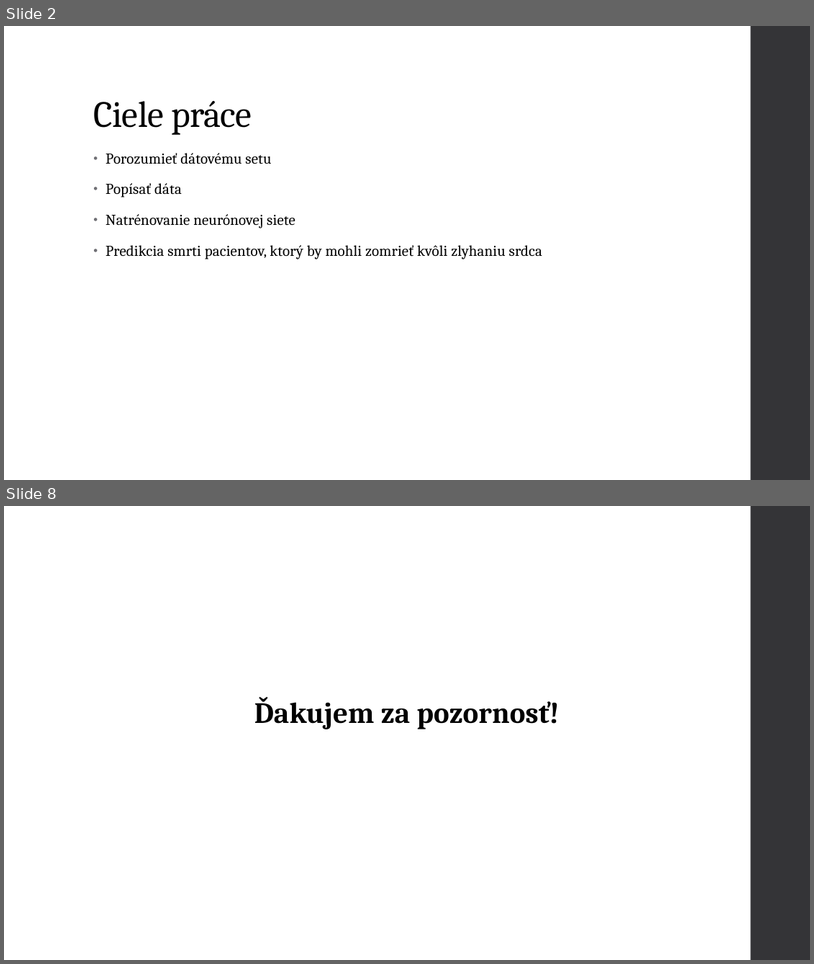
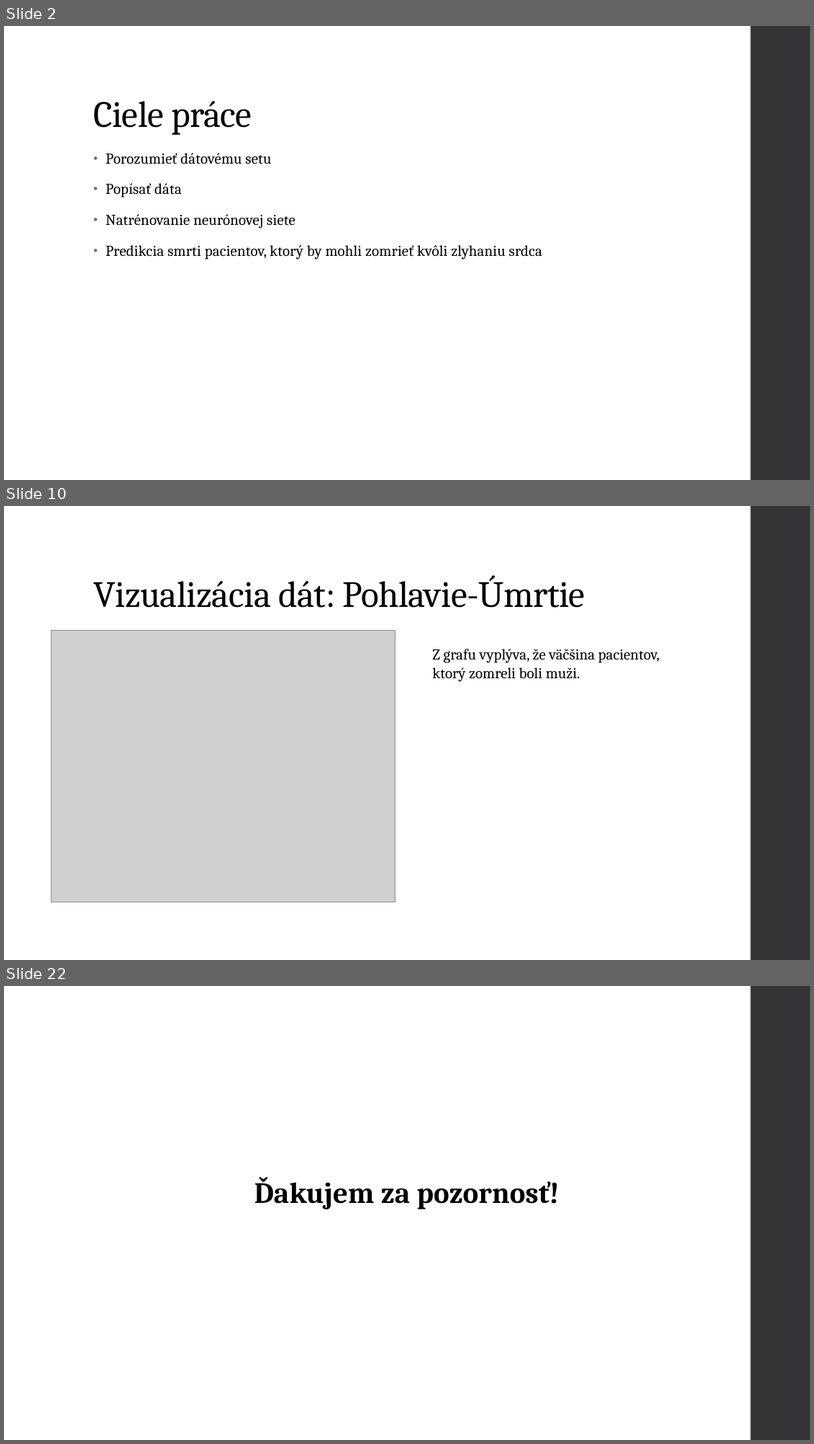
Before and after one commit to mvanko/Vanko_Martin_NS2021, a slide deck: Vanko Martin Predikcia zlyhania srdca.pptx. Shown one above the other, each under a label of ours: slides 2 and 8 before the commit, slides 2, 10 and 22 after it; the slides between them are not shown. The pictures are 814x964 and 814x1444 pixels, drawn with LibreOffice and Linux fonts; fonts in the diff are those of the drawing; grey boxes stand for pictures. Boxes give left, top, right and bottom in pixels: in the first picture for what was removed or moved away, otherwise in the second. Text is boxed around its words. In the diff, an @@ line names an element or a change of style, - is before the commit and + after.

```diff
--- a/Vanko Martin Predikcia zlyhania srdca.pptx
+++ b/Vanko Martin Predikcia zlyhania srdca.pptx
@@ slide 10 added at <box>4,506,810,960</box>, background #FFFFFF; not listed: 1 template element that a slide beside it also shows @@
@@ title added at <box>93,575,585,608</box>, 44 pt, text #000000 @@
+Vizualizácia dát: Pohlavie-Úmrtie
@@ picture added at <box>52,631,396,902</box> @@
@@ text added at <box>432,649,660,682</box>, 18 pt, text #000000 @@
+Z grafu vyplýva, že väčšina pacientov, ktorý zomreli boli muži.
@@ what was slide 8 is now slide 22 @@
```
Also in this commit, not shown: 2 slides changed, 14 other slides added, 1 other file.
